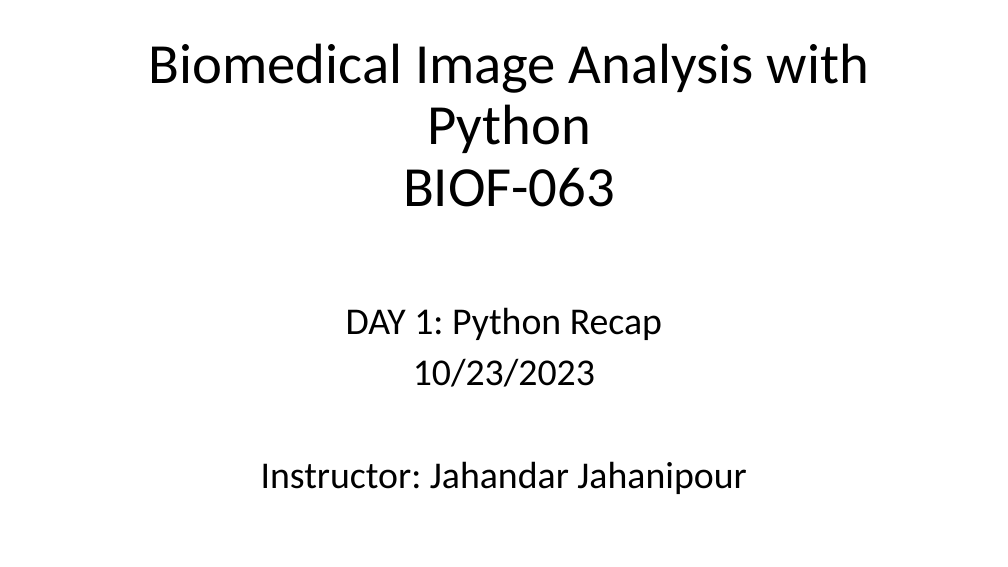
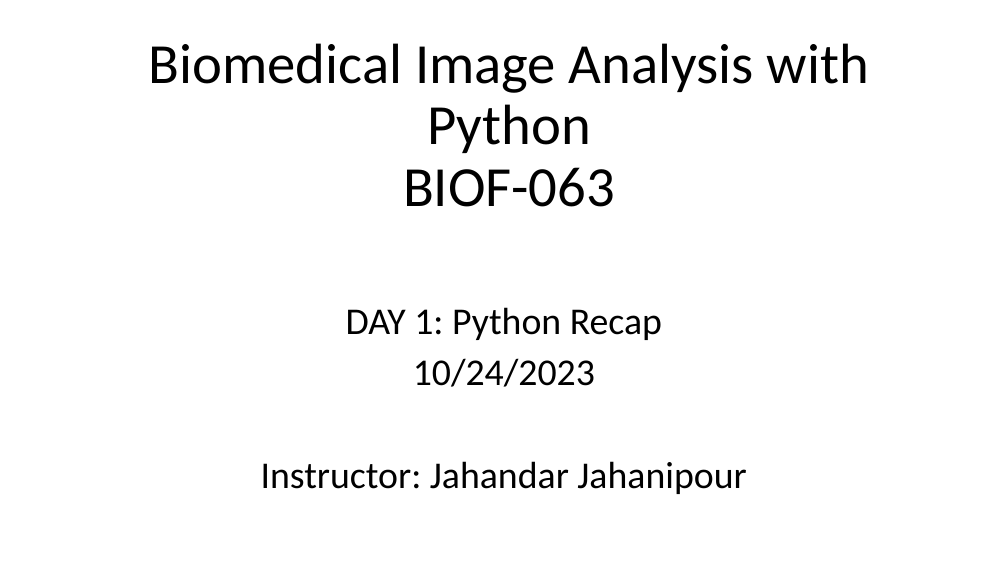
Before and after one commit to jjahanip/BIOF063, a slide deck: slide 1 of day_1/day_1.pptx. Drawn at 1008x567 pixels with LibreOffice and Linux fonts; fonts in the diff are those of the drawing. Boxes give left, top, right and bottom in pixels: in the first picture for what was removed or moved away, otherwise in the second. Text is boxed around its words. In the diff, an @@ line names an element or a change of style, - is before the commit and + after.

```diff
--- a/day_1/day_1.pptx
+++ b/day_1/day_1.pptx
@@ subtitle at (413, 358, 595, 387): text changed @@
-10/23/2023
+10/24/2023
```
Also in this commit, not shown: 5 other slides changed, 4 slides added, 2 slides removed, 3 other files.
